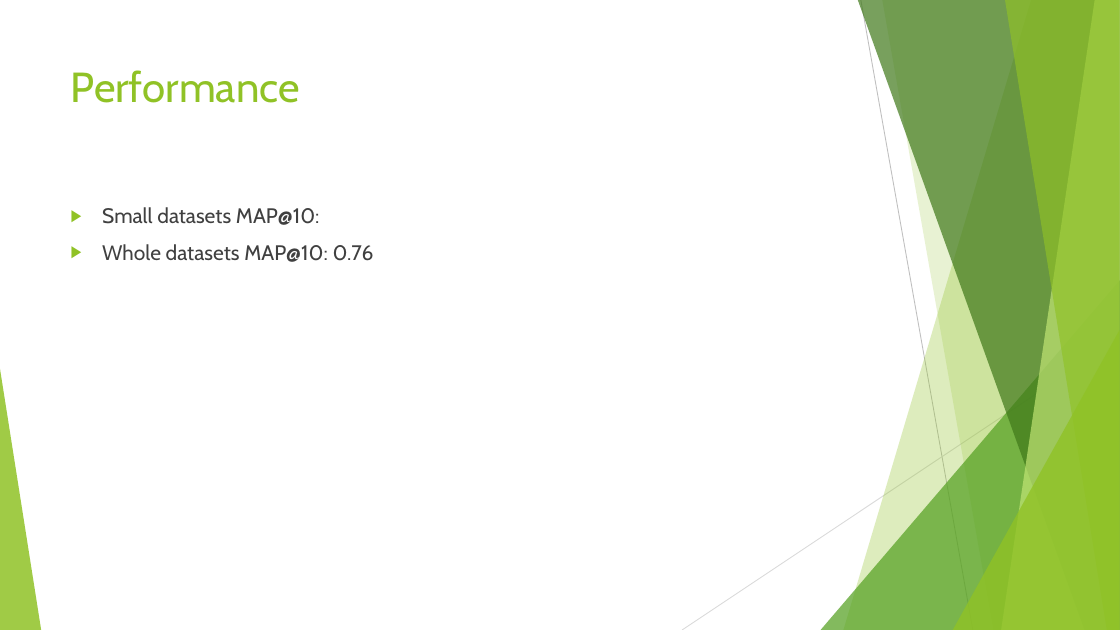
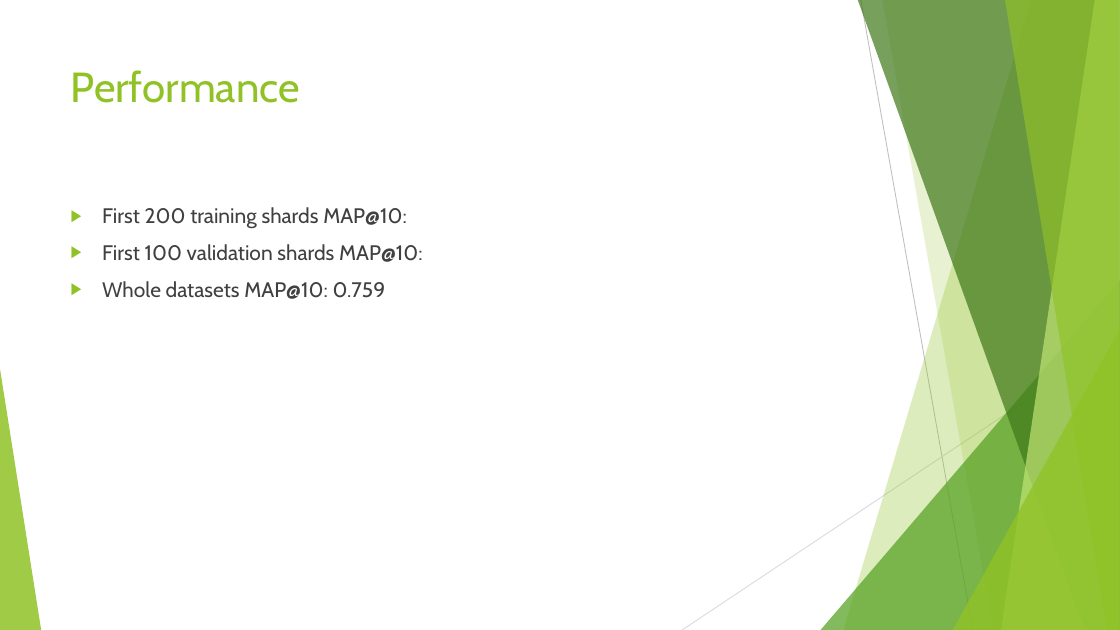
Before and after one commit to VongolaTeong/Multi-label-Classification-on-YouTube-8M, a slide deck: slide 14 of 518030990014.pptx. Drawn at 1120x630 pixels with LibreOffice and Linux fonts; fonts in the diff are those of the drawing. Boxes give left, top, right and bottom in pixels: in the first picture for what was removed or moved away, otherwise in the second. Text is boxed around its words. In the diff, an @@ line names an element or a change of style, - is before the commit and + after.

```diff
--- a/518030990014.pptx
+++ b/518030990014.pptx
@@ text at (x1=102, y1=207, x2=423, y2=299): text changed @@
-▶ Small datasets MAP@10:
-▶ Whole datasets MAP@10: 0.76
+▶ First 200 training shards MAP@10:
+▶ First 100 validation shards MAP@10:
+▶ Whole datasets MAP@10: 0.759
```
Also in this commit, not shown: 3 other slides changed, 6 slides added, 5 other files.
